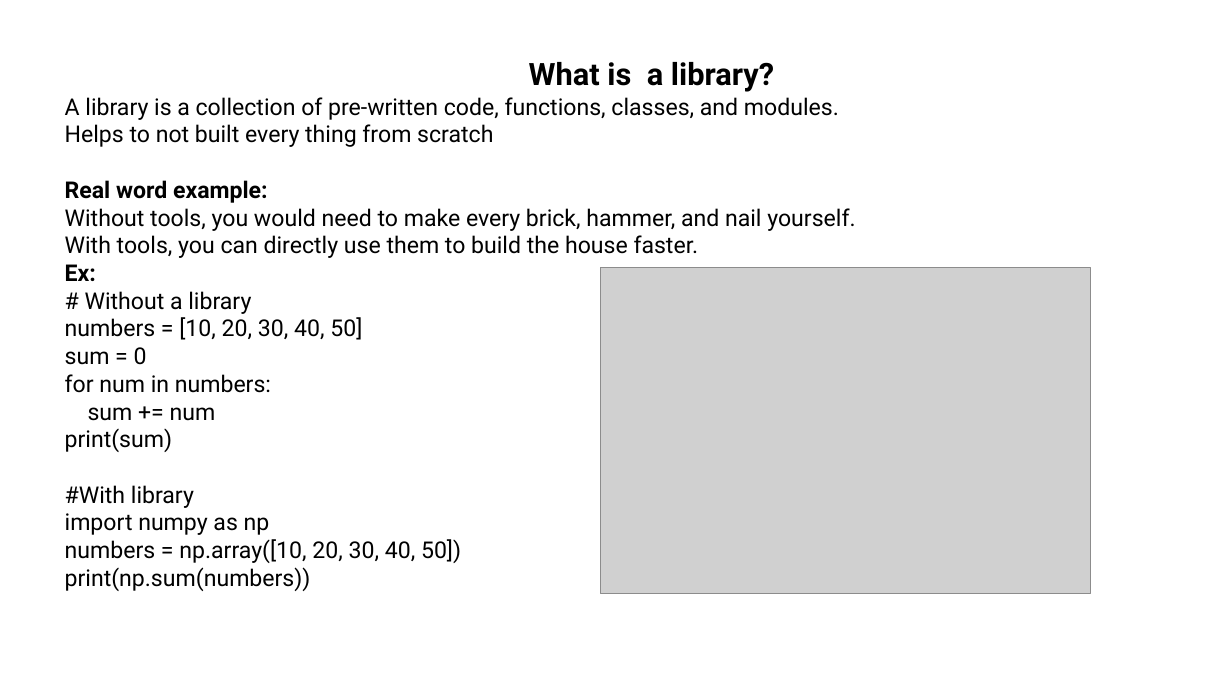
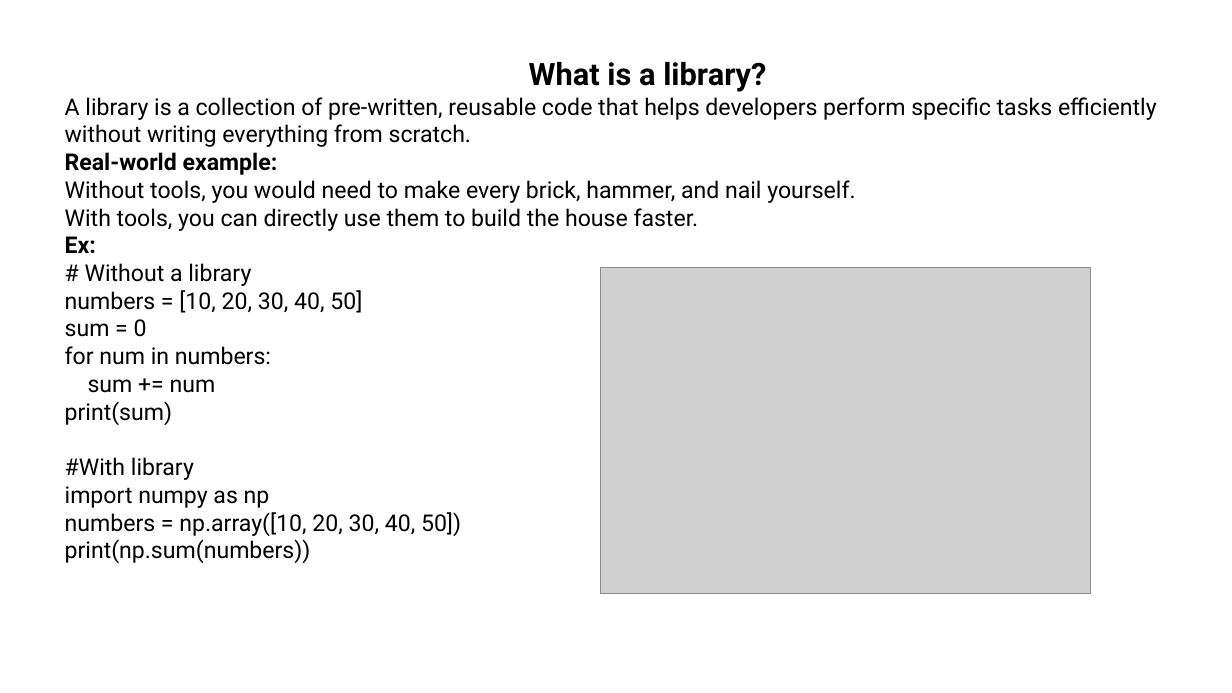
Before and after one commit to srilekhachundu/office_files, a slide deck: slide 3 of Library.pptx. Drawn at 1232x693 pixels with LibreOffice and Linux fonts; fonts in the diff are those of the drawing; grey boxes stand for pictures. Boxes give left, top, right and bottom in pixels: in the first picture for what was removed or moved away, otherwise in the second. Text is boxed around its words. In the diff, an @@ line names an element or a change of style, - is before the commit and + after.

```diff
--- a/Library.pptx
+++ b/Library.pptx
@@ text at [65, 97, 1157, 175]: text changed @@
-A library is a collection of pre-written code, functions, classes, and modules.
-Helps to not built every thing from scratch
-Real word example:
+A library is a collection of pre-written, reusable code that helps developers perform specific tasks efficiently without writing everything from scratch.
+Real-world example:
```
Also in this commit, not shown: 7 other slides changed.
